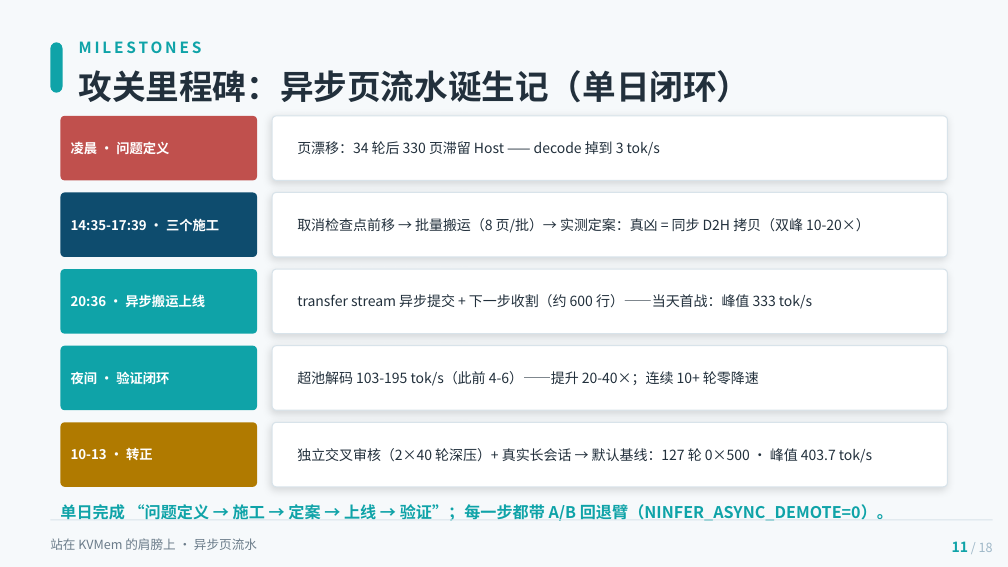
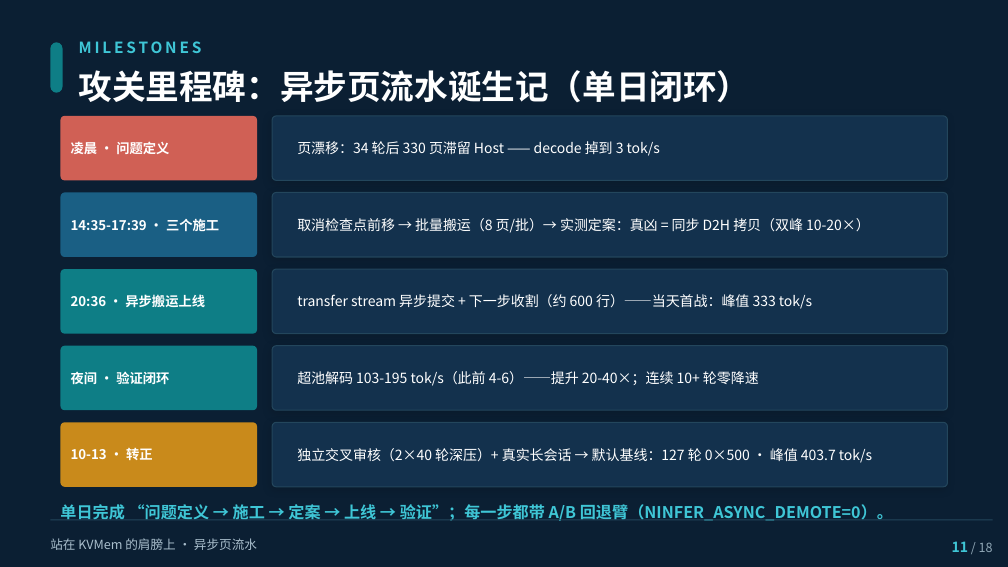
Before and after one commit to paicat1/Ninfer-KVMem-Async, a slide deck: slide 11 of docs/异步页流水-技术说明-美化版.pptx. Drawn at 1008x567 pixels with LibreOffice and Linux fonts; fonts in the diff are those of the drawing. Boxes give left, top, right and bottom in pixels: in the first picture for what was removed or moved away, otherwise in the second. Text is boxed around its words. In the diff, an @@ line names an element or a change of style, - is before the commit and + after.

```diff
--- a/docs/异步页流水-技术说明-美化版.pptx
+++ b/docs/异步页流水-技术说明-美化版.pptx
@@ background #F6F9FB to #0B1F33 @@
@@ text "MILESTONES" at <box>79,41,202,53</box>: text colour #0FA3A8 to #3FC6D6 @@
@@ rounded rectangle at <box>60,116,257,180</box>: fill #C0504D to #D06055 @@
@@ rounded rectangle at <box>60,193,257,257</box>: fill #0E4C6E to #1A5F84 @@
@@ fill #0FA3A8 to #0E7E86 in 3 elements at <box>50,42,62,93</box>, <box>60,269,257,334</box>, <box>60,346,257,410</box> @@
@@ rounded rectangle at <box>60,422,257,487</box>: fill #B07A00 to #C98A1B @@
@@ fill #FFFFFF to #13314D; outline #D8E3EA 0.75 pt to #23465C 0.75 pt in 5 elements at <box>272,116,948,180</box>, <box>272,193,948,257</box>, <box>272,269,948,334</box>, <box>272,346,948,410</box>, <box>272,422,948,487</box> @@
@@ text colour #22303C to #FFFFFF in 6 elements at <box>79,70,751,103</box>, <box>297,141,660,156</box>, <box>297,218,870,233</box>, <box>297,294,812,309</box>, <box>297,371,759,386</box>, <box>297,448,872,463</box> @@
@@ text "单日完成 “问题定义 → 施工 → ..." at <box>60,504,893,521</box>: text colour #0FA3A8 to #3FC6D6 @@
@@ text "站在 KVMem 的肩膀上 · 异步页流水" at <box>50,538,257,550</box>: text colour #6B7C8A to #A9BECC @@
@@ rectangle at <box>50,519,993,520</box>: fill #D8E3EA to #23465C @@
@@ text "11 / 18" at <box>952,541,993,552</box>: text colour #0FA3A8 to #3FC6D6 in "11"; text colour #9FB8C8 to #8FA6B5 in "/ 18" @@
```
Also in this commit, not shown: 17 other slides changed, 4 other files.
